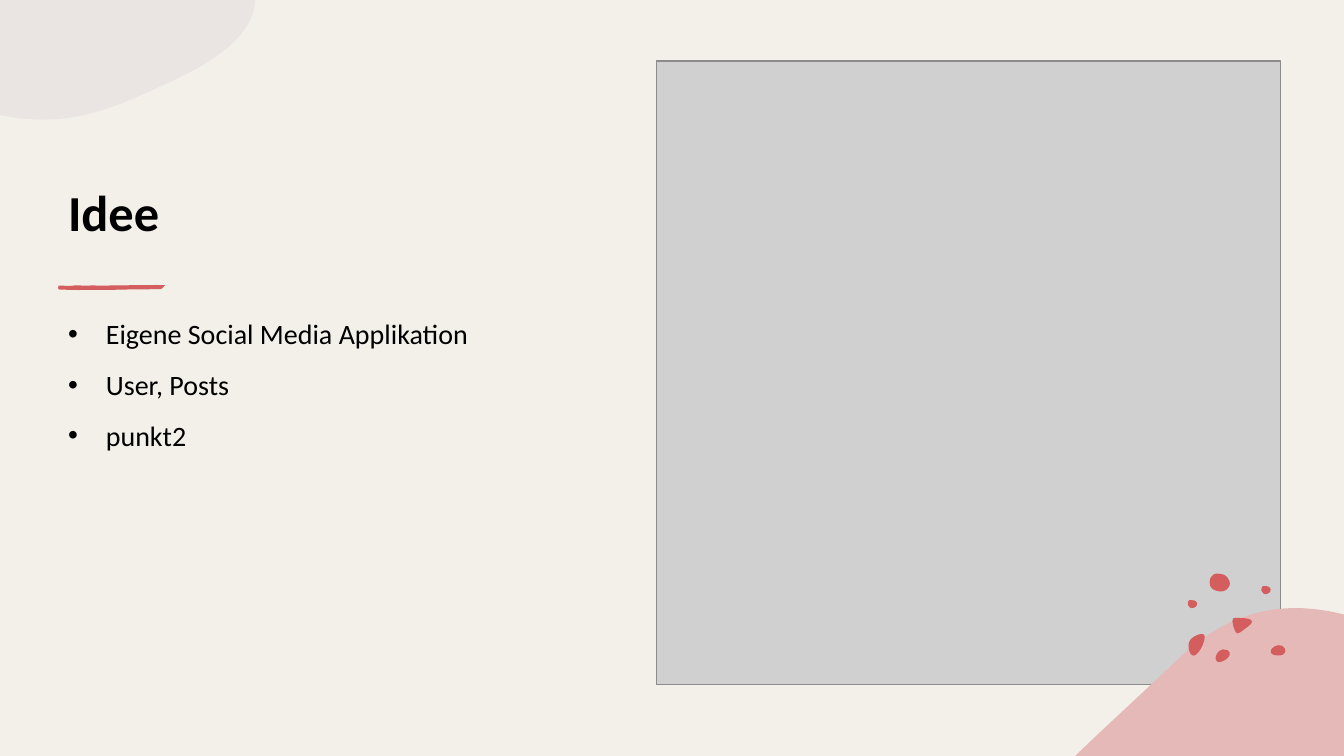
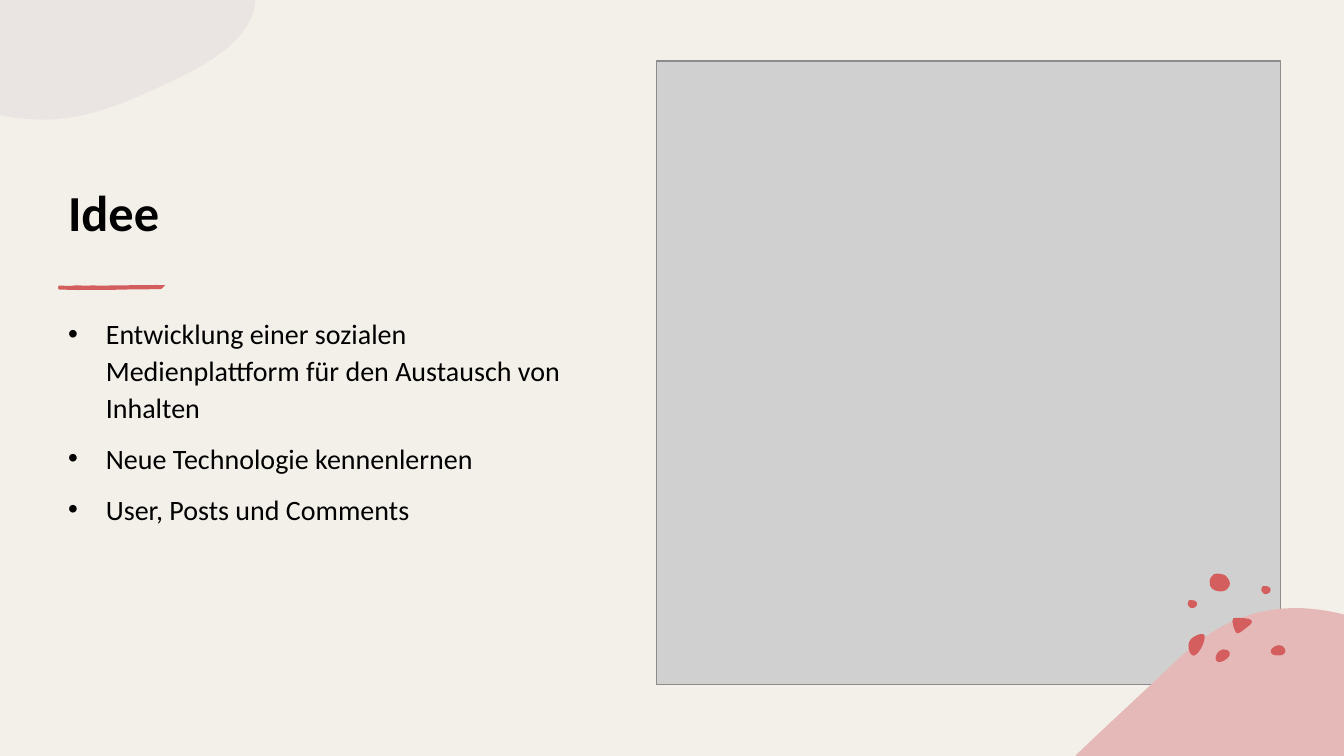
Before and after one commit to simonstreuli/Abschlussprojekt, a slide deck: slide 3 of documents/LinkUpPraesentation.pptx. Drawn at 1344x756 pixels with LibreOffice and Linux fonts; fonts in the diff are those of the drawing; grey boxes stand for pictures. Boxes give left, top, right and bottom in pixels: in the first picture for what was removed or moved away, otherwise in the second. Text is boxed around its words. In the diff, an @@ line names an element or a change of style, - is before the commit and + after.

```diff
--- a/documents/LinkUpPraesentation.pptx
+++ b/documents/LinkUpPraesentation.pptx
@@ text at box(106, 324, 560, 524): text changed @@
-• Eigene Social Media Applikation
-• User, Posts
-• punkt2
+• Entwicklung einer sozialen Medienplattform für den Austausch von Inhalten
+• Neue Technologie kennenlernen
+• User, Posts und Comments
```
Also in this commit, not shown: 6 other slides changed, 1 slide added, 1 slide removed, 7 other files.
